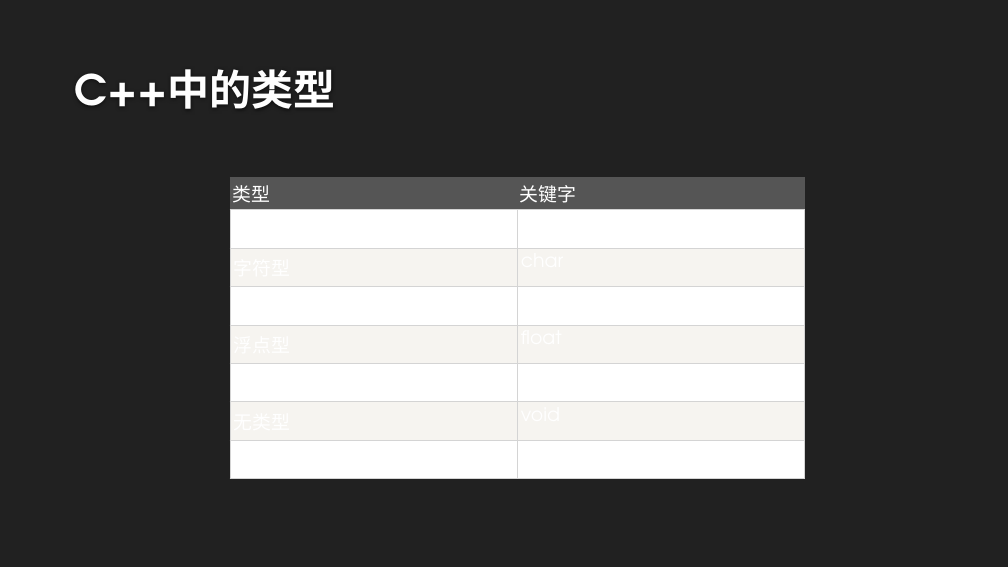
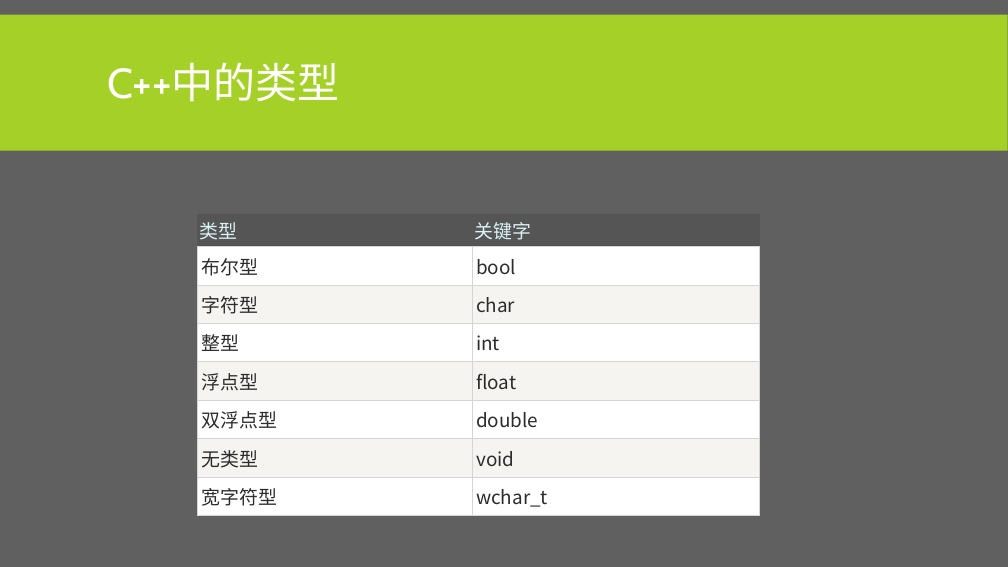
Before and after one commit to albertclass/Lessons, a slide deck: slide 6 of advance c++/courseware.pptx. Drawn at 1008x567 pixels with LibreOffice and Linux fonts; fonts in the diff are those of the drawing; background and template pictures are left out. Boxes give left, top, right and bottom in pixels: in the first picture for what was removed or moved away, otherwise in the second. Text is boxed around its words. In the diff, an @@ line names an element or a change of style, - is before the commit and + after.

```diff
--- a/advance c++/courseware.pptx
+++ b/advance c++/courseware.pptx
@@ background #212121 to #606060 @@
@@ rectangle added at <box>0,14,1008,150</box>, fill #A5D028 @@
@@ title "C++中的类型": place and size @@
-title "C++中的类型" at <box>75,69,336,109</box>
+title "C++中的类型" at <box>107,63,340,102</box>
@@ title "C++中的类型" at <box>107,63,340,102</box>: font TeX Gyre Adventor to Cabin, text colour #FEFEFE to #FFFFFF, bold off; line spacing 1 to 0.85; vertical alignment bottom to middle @@
@@ table at <box>197,215,759,511</box> @@
@@ font TeX Gyre Adventor to Noto Sans CJK SC, text colour #FFFFFF to #2C2C2C @@
@@ text colour #FFFFFF to #DAF2F5 in "类型", "关键字" @@
@@ table: place and size @@
-table at <box>230,178,805,445</box>
+table at <box>197,215,759,511</box>
```
Also in this commit, not shown: 28 other slides changed, 5 slides added, 2 other files.
